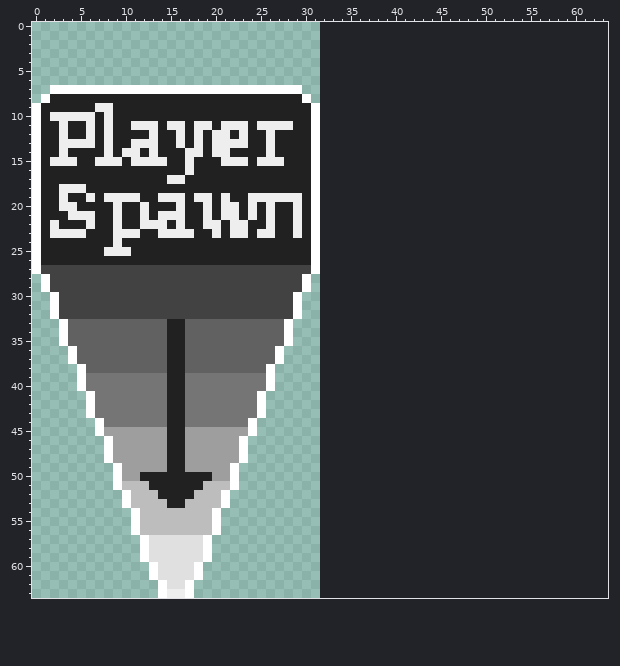
Two versions of one pixel-art sprite, Sprites/Tile_Sets/Player_and_NPC/Player_Spawn.png. The picture above was drawn from the file before the commit.
The file is 32x64 pixels. The old version is drawn lined up with the new one, on the new canvas.
New version:
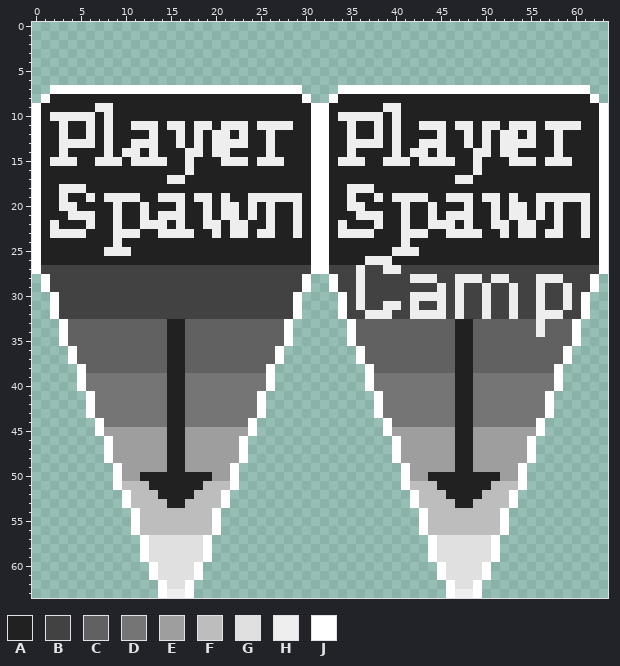
Palette (. is transparent): A #212121  B #424242  C #616161  D #757575  E #9e9e9e  F #bdbdbd  G #e0e0e0  H #eeeeee  J #ffffff
Changes in this commit:
canvas 32x64 -> 64x64
y 7: x 34..61 ............................ -> JJJJJJJJJJJJJJJJJJJJJJJJJJJJ
y 8: x 33..62 .............................. -> JAAAAAAAAAAAAAAAAAAAAAAAAAAAAJ
y 9: x 32..63 ................................ -> JAAAAAAHHAAAAAAAAAAAAAAAAAAAAAAJ
y 10: x 32..63 ................................ -> JAHHHHHAHAAAAAAAAAAAAAAAAAAAAAAJ
y 11: x 32..63 ................................ -> JAAHAAHAHAAHHHAHHAHHAHHHAHHHHAAJ
y 12: x 32..63 ................................ -> JAAHAAHAHAAAAHAAHAHAHHAHAAHAAAAJ
y 13: x 32..63 ................................ -> JAAHHHHAHAAHHHAAHAHAHHHHAAHAAAAJ
y 14: x 32..63 ................................ -> JAAHAAAAHAHHAHAAAHHAHHAAAAHAAAAJ
y 15: x 32..63 ................................ -> JAHHHAAHHHAHHHHAAHAAAHHHAHHHAAAJ
y 16: x 32..63 ................................ -> JAAAAAAAAAAAAAAAAHAAAAAAAAAAAAAJ
y 17: x 32..63 ................................ -> JAAAAAAAAAAAAAAHHAAAAAAAAAAAAAAJ
y 18: x 32..63 ................................ -> JAAHHHAAAAAAAAAAAAAAAAAAAAAAAAAJ
y 19: x 32..63 ................................ -> JAAHAAHAHHHHAAHHHAHHAHAAHHHHHHAJ
y 20: x 32..63 ................................ -> JAAHHAAAAHAAHAAAHAAHAHHAHAHAAHAJ
y 21: x 32..63 ................................ -> JAAAHHHAAHAAHAHHHAAHAHHAHAHAAHAJ
y 22: x 32..63 ................................ -> JAHAAAHAAHAAHHHAHAAHHAHHAAHAAHAJ
y 23: x 32..63 ................................ -> JAHHHHAAAHHHAAHHHHAAHAHHAHHAAHAJ
y 24: x 32..63 ................................ -> JAAAAAAAAHAAAAAAAAAAAAAAAAAAAAAJ
y 25: x 32..63 ................................ -> JAAAAAAAHHHAAAAAAAAAAAAAAAAAAAAJ
y 26: x 32..63 ................................ -> JAAAAHHHAAAAAAAAAAAAAAAAAAAAAAAJ
y 27: x 32..63 ................................ -> JBBBHBBHHBBBBBBBBBBBBBBBBBBBBBBJ
y 28: x 33..62 .............................. -> JBBHBBBBBHHHBBHHHBHHBBBHHHBBBJ
y 29: x 33..62 .............................. -> JBBHBBBBBBBBHBHBBHBBHBBHBBHBBJ
y 30: x 34..61 ............................ -> JBHBBBBBHHHHBHBBHBBHBBHBBHBJ
y 31: x 34..61 ............................ -> JBHBBHHBHBBHBHBBHBBHBBHBBHBJ
y 32: x 34..61 ............................ -> JBBHHHBBHHHHBHBBHBBHBBHHHBBJ
y 33..34: x 35..60 .......................... -> JCCCCCCCCCCCAACCCCCCCHCCCJ
y 35: x 35..60 .......................... -> JCCCCCCCCCCCAACCCCCCCCCCCJ
y 36..37: x 36..59 ........................ -> JCCCCCCCCCCAACCCCCCCCCCJ
y 38: x 37..58 ...................... -> JCCCCCCCCCAACCCCCCCCCJ
y 39..40: x 37..58 ...................... -> JDDDDDDDDDAADDDDDDDDDJ
y 41..43: x 38..57 .................... -> JDDDDDDDDAADDDDDDDDJ
y 44: x 39..56 .................. -> JDDDDDDDAADDDDDDDJ
y 45: x 39..56 .................. -> JEEEEEEEAAEEEEEEEJ
y 46..48: x 40..55 ................ -> JEEEEEEAAEEEEEEJ
y 49: x 41..54 .............. -> JEEEEEAAEEEEEJ
y 50: x 41..54 .............. -> JEEAAAAAAAAEEJ
y 51: x 41..54 .............. -> JFFFAAAAAAFFFJ
y 52: x 42..53 ............ -> JFFFAAAAFFFJ
y 53: x 42..53 ............ -> JFFFFAAFFFFJ
y 54..56: x 43..52 .......... -> JFFFFFFFFJ
y 57..59: x 44..51 ........ -> JGGGGGGJ
y 60..61: x 45..50 ...... -> JGGGGJ
y 62: x 46..49 .... -> JGGJ
y 63: x 46..49 .... -> JHHJ
Pixel boxes of the changes (left, top, right, bottom) in both pictures:
added: (320, 85, 608, 598)
